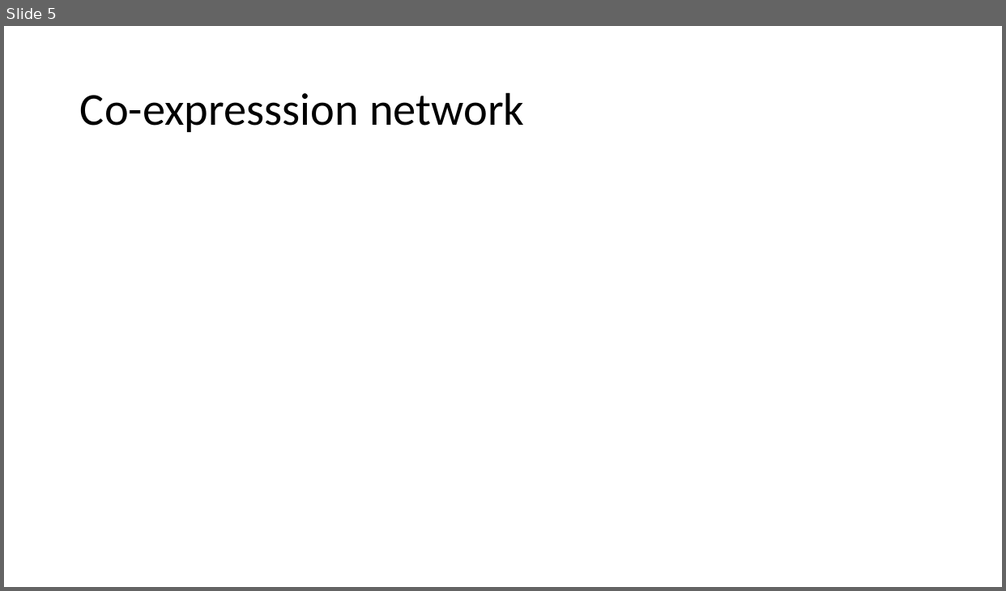
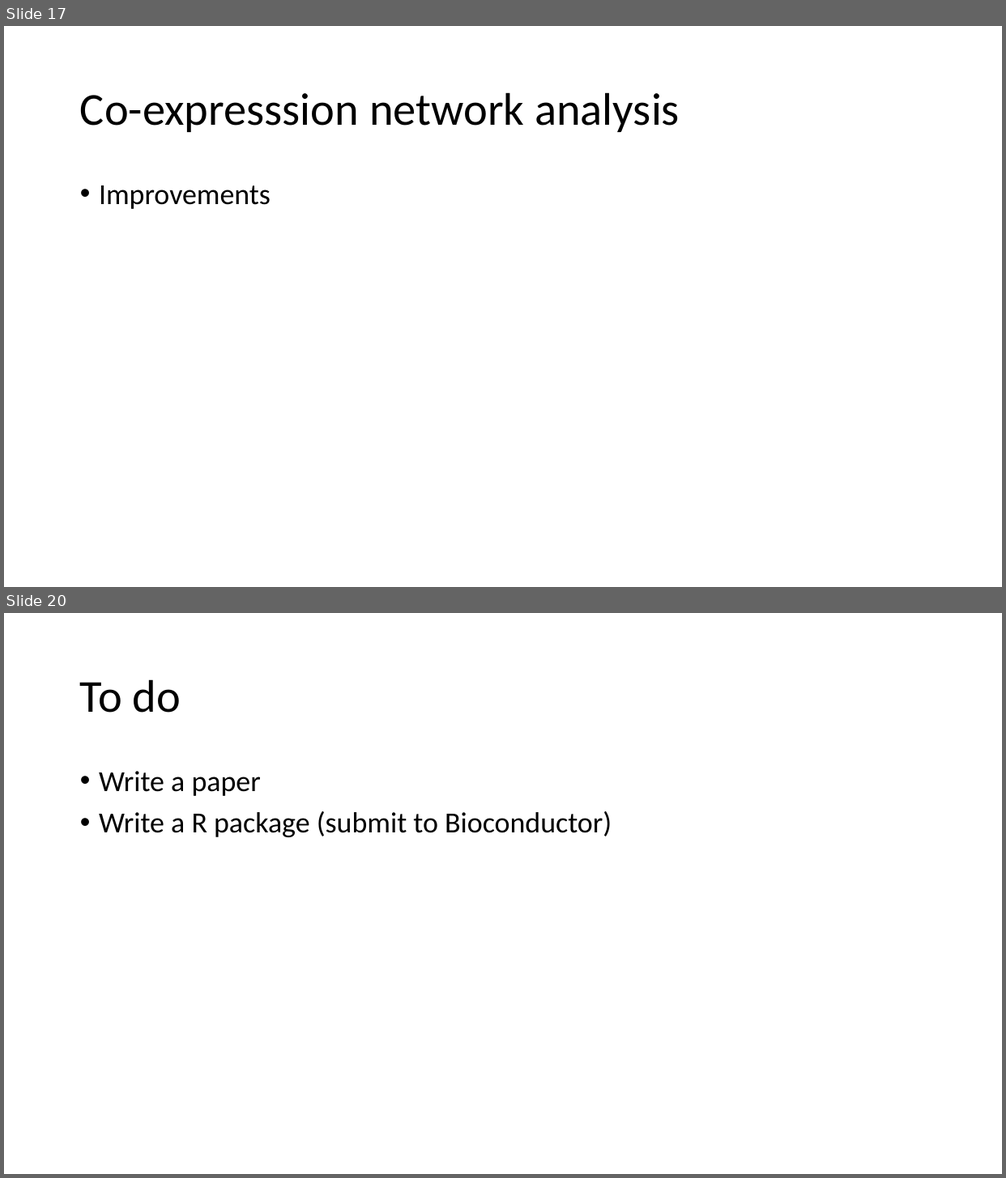
Before and after one commit to leezx/GBSI, a slide deck: MSIC.pptx. Shown one above the other, each under a label of ours: slide 5 before the commit, slides 17 and 20 after it; the slides between them are not shown. The pictures are 1006x591 and 1006x1178 pixels, drawn with LibreOffice and Linux fonts; fonts in the diff are those of the drawing. Boxes give left, top, right and bottom in pixels: in the first picture for what was removed or moved away, otherwise in the second. Text is boxed around its words. In the diff, an @@ line names an element or a change of style, - is before the commit and + after.

```diff
--- a/MSIC.pptx
+++ b/MSIC.pptx
@@ slide 20 added at (4, 613, 1002, 1174), background #FFFFFF @@
@@ title added at (80, 679, 181, 713), 44 pt, text #000000 @@
+To do
@@ text added at (99, 771, 612, 837), 28 pt, text #000000 @@
+• Write a paper
+• Write a R package (submit to Bioconductor)
@@ what was slide 5 is now slide 17 @@
@@ slide 17 changed as well @@
@@ title at (80, 92, 680, 132): text changed @@
-Co-expresssion network
+Co-expresssion network analysis
@@ text added at (99, 186, 270, 209), 28 pt, text #000000 @@
+• Improvements
```
Also in this commit, not shown: 3 other slides changed, 14 other slides added, 10 other files.
